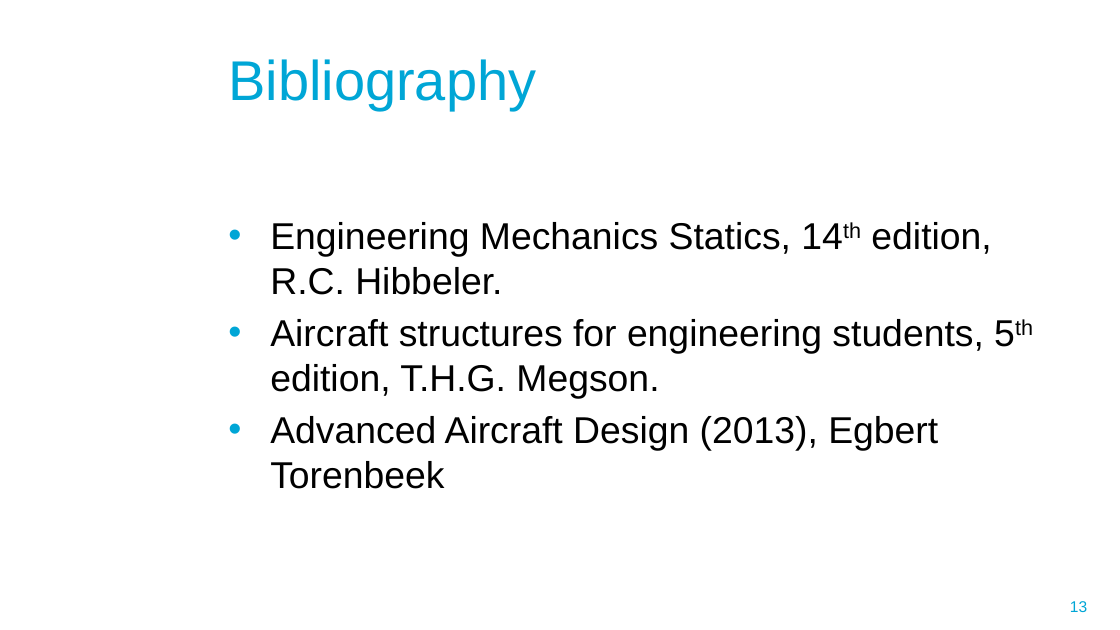
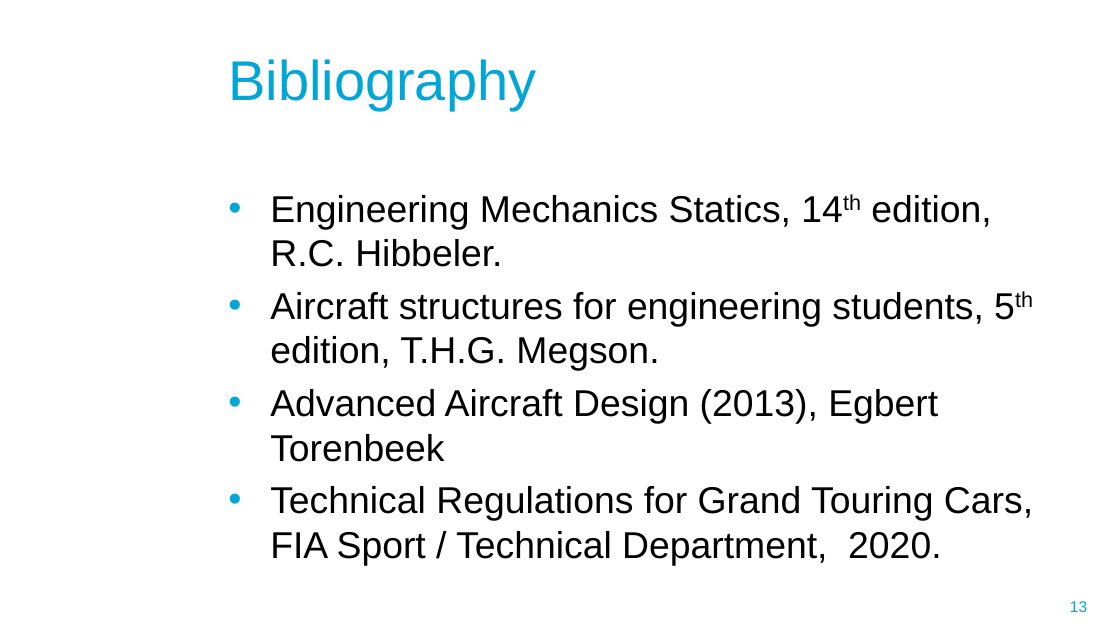
Before and after one commit to BasvManen/KBE_Assignment, a slide deck: slide 13 of Deliverables/Knowledge_acquisition_slides.pptx. Drawn at 1120x630 pixels with LibreOffice and Linux fonts; fonts in the diff are those of the drawing; background and template pictures are left out. Boxes give left, top, right and bottom in pixels: in the first picture for what was removed or moved away, otherwise in the second. Text is boxed around its words. In the diff, an @@ line names an element or a change of style, - is before the commit and + after.

```diff
--- a/Deliverables/Knowledge_acquisition_slides.pptx
+++ b/Deliverables/Knowledge_acquisition_slides.pptx
@@ text "Engineering Mechanics Statics, 14th edition, ...": place and size @@
-text "Engineering Mechanics Statics, 14th edition, ..." at (270, 222, 991, 489)
+text "Engineering Mechanics Statics, 14th edition, ..." at (270, 195, 1033, 565)
@@ text at (270, 486, 1033, 565): paragraph added @@
+• Technical Regulations for Grand Touring Cars, FIA Sport / Technical Department, 2020.
```
Also in this commit, not shown: 1 other slide changed, 2 other files.
